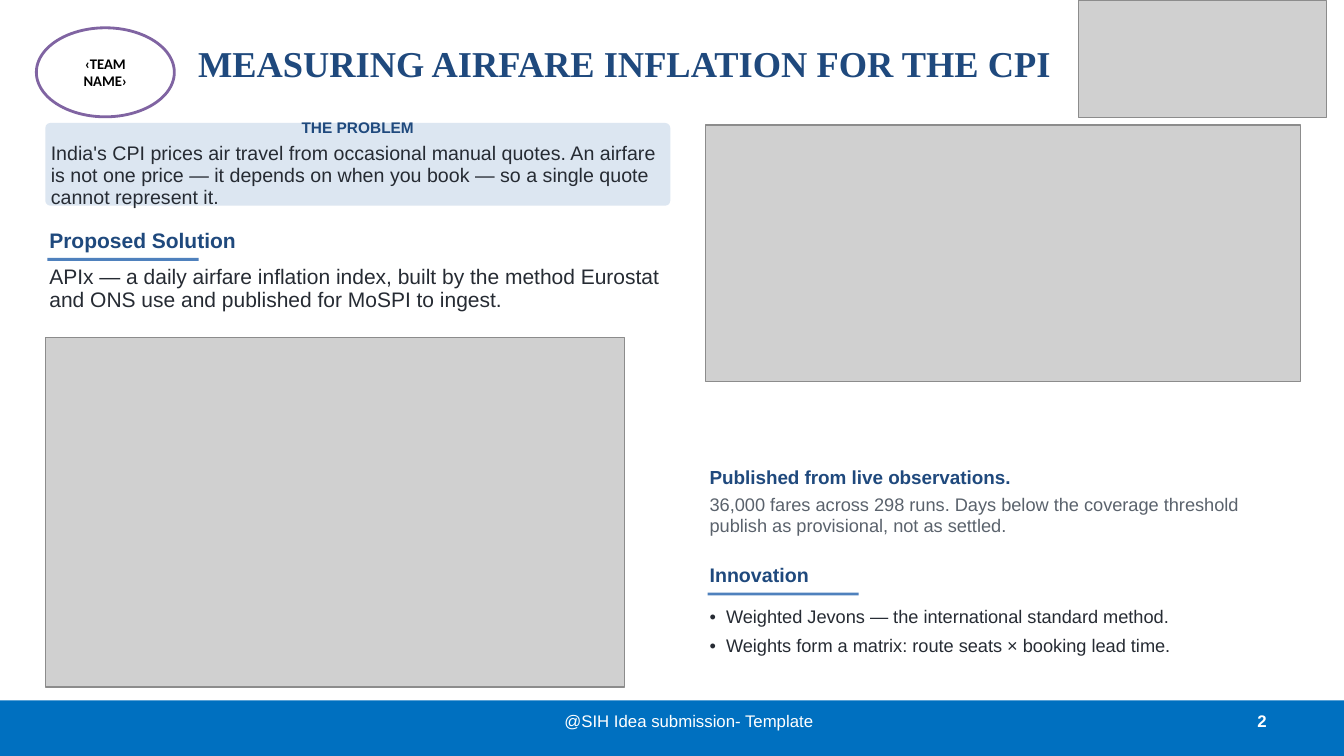
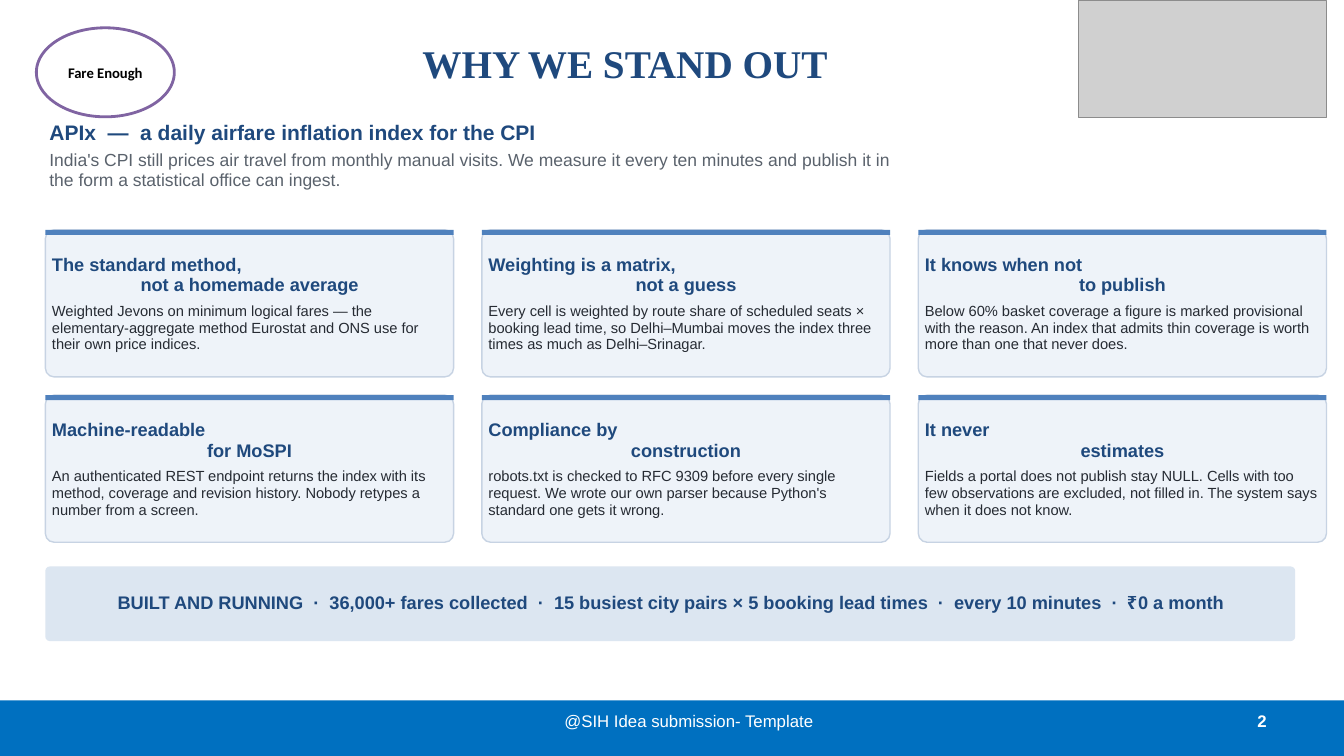
Before and after one commit to BradCage-afk/sih-2026-airfare-index, a slide deck: slide 2 of SIH26056-Idea-Presentation.pptx. Drawn at 1344x756 pixels with LibreOffice and Linux fonts; fonts in the diff are those of the drawing; grey boxes stand for pictures. Boxes give left, top, right and bottom in pixels: in the first picture for what was removed or moved away, otherwise in the second. Text is boxed around its words. In the diff, an @@ line names an element or a change of style, - is before the commit and + after.

```diff
--- a/SIH26056-Idea-Presentation.pptx
+++ b/SIH26056-Idea-Presentation.pptx
@@ title at bbox=[422, 52, 828, 79]: text changed; size 26 to 28 pt @@
-MEASURING AIRFARE INFLATION FOR THE CPI
+WHY WE STAND OUT
@@ text in ellipse at bbox=[68, 67, 142, 81]: text changed @@
-‹TEAM NAME›
+Fare Enough
@@ text "APIx — a daily airfare ...": place and size @@
-text "APIx — a daily airfare ..." at bbox=[45, 123, 670, 206]
+text "APIx — a daily airfare ..." at bbox=[49, 124, 890, 190]
@@ text "APIx — a daily airfare ..." at bbox=[49, 124, 890, 190]: vertical alignment middle to top; fill #DCE6F1 to none @@
@@ text at bbox=[49, 124, 890, 190]: text changed; size 14 to 12.5 pt; text colour #262B33 to #5A626C @@
-THE PROBLEM
-India's CPI prices air travel from occasional manual quotes. An airfare is not one price — it depends on when you book — so a single quote cannot represent it.
+APIx — a daily airfare inflation index for the CPI
+India's CPI still prices air travel from monthly manual visits. We measure it every ten minutes and publish it in the form a statistical office can ingest.
@@ picture removed at bbox=[706, 125, 1301, 382] @@
@@ rectangle: place and size @@
-rectangle at bbox=[47, 258, 199, 261]
+rectangle at bbox=[45, 230, 454, 235]
@@ rounded rectangle "The standard method, not a ...": place and size @@
-rounded rectangle "The standard method, not a ..." at bbox=[49, 232, 659, 312]
+rounded rectangle "The standard method, not a ..." at bbox=[45, 230, 454, 377]
@@ rounded rectangle "The standard method, not a ..." at bbox=[45, 230, 454, 377]: vertical alignment top to middle; fill none to #EEF3F9; outline none to #C7D3E3 1 pt @@
@@ rounded rectangle added at bbox=[482, 230, 890, 377], fill #EEF3F9, outline #C7D3E3 1 pt, 10.5 pt, text #262B33 @@
+Weighting is a matrix,
+not a guess
+Every cell is weighted by route share of scheduled seats × booking lead time, so Delhi–Mumbai moves the index three times as much as Delhi–Srinagar.
@@ rectangle added at bbox=[482, 230, 890, 235], fill #4F81BD @@
@@ rounded rectangle added at bbox=[919, 230, 1327, 377], fill #EEF3F9, outline #C7D3E3 1 pt, 10.5 pt, text #262B33 @@
+It knows when not
+to publish
+Below 60% basket coverage a figure is marked provisional with the reason. An index that admits thin coverage is worth more than one that never does.
@@ rectangle added at bbox=[919, 230, 1327, 235], fill #4F81BD @@
@@ text in rounded rectangle at bbox=[52, 257, 419, 352]: text changed; size 15 to 10.5 pt @@
-Proposed Solution
-APIx — a daily airfare inflation index, built by the method Eurostat and ONS use and published for MoSPI to ingest.
+The standard method,
+not a homemade average
+Weighted Jevons on minimum logical fares — the elementary-aggregate method Eurostat and ONS use for their own price indices.
@@ picture removed at bbox=[45, 338, 625, 688] @@
@@ rounded rectangle added at bbox=[45, 395, 454, 542], fill #EEF3F9, outline #C7D3E3 1 pt, 10.5 pt, text #262B33 @@
+Machine-readable
+for MoSPI
+An authenticated REST endpoint returns the index with its method, coverage and revision history. Nobody retypes a number from a screen.
@@ rectangle added at bbox=[45, 395, 454, 400], fill #4F81BD @@
@@ rounded rectangle added at bbox=[482, 395, 890, 542], fill #EEF3F9, outline #C7D3E3 1 pt, 10.5 pt, text #262B33 @@
+Compliance by
+construction
+robots.txt is checked to RFC 9309 before every single request. We wrote our own parser because Python's standard one gets it wrong.
@@ rectangle added at bbox=[482, 395, 890, 400], fill #4F81BD @@
@@ rounded rectangle added at bbox=[919, 395, 1327, 542], fill #EEF3F9, outline #C7D3E3 1 pt, 10.5 pt, text #262B33 @@
+It never
+estimates
+Fields a portal does not publish stay NULL. Cells with too few observations are excluded, not filled in. The system says when it does not know.
@@ rectangle added at bbox=[919, 395, 1327, 400], fill #4F81BD @@
@@ text removed at bbox=[710, 470, 1239, 536] @@
-Published from live observations.
-36,000 fares across 298 runs. Days below the coverage threshold publish as provisional, not as settled.
@@ rounded rectangle added at bbox=[45, 567, 1296, 641], fill #DCE6F1, 13 pt, text #1F497D, bold @@
+BUILT AND RUNNING · 36,000+ fares collected · 15 busiest city pairs × 5 booking lead times · every 10 minutes · ₹0 a month
@@ text removed at bbox=[710, 567, 809, 583] @@
-Innovation
@@ rectangle removed at bbox=[708, 593, 859, 596] @@
@@ text removed at bbox=[726, 609, 1170, 656] @@
-• Weighted Jevons — the international standard method.
-• Weights form a matrix: route seats × booking lead time.
```
Also in this commit, not shown: 5 other slides changed, 5 other files.
